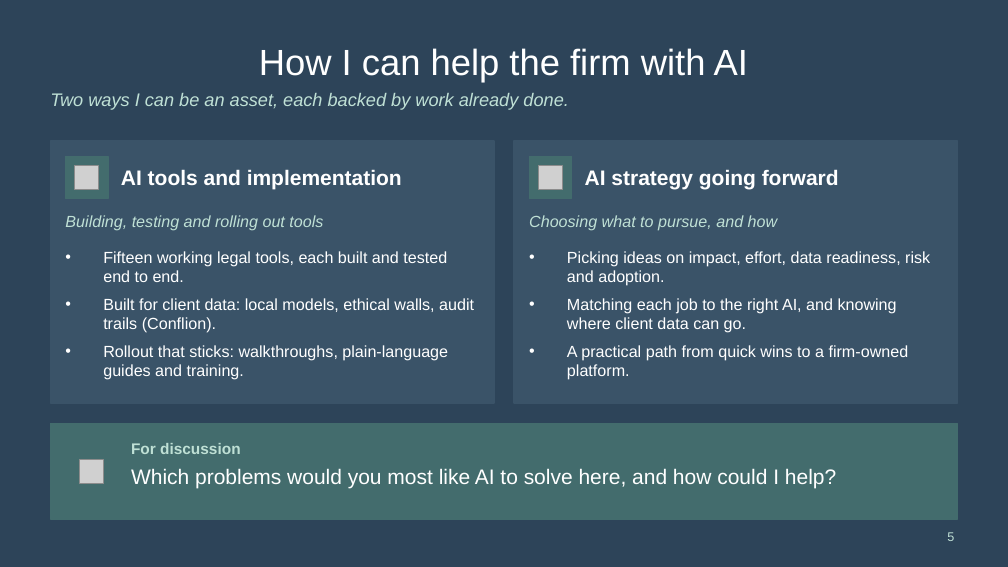
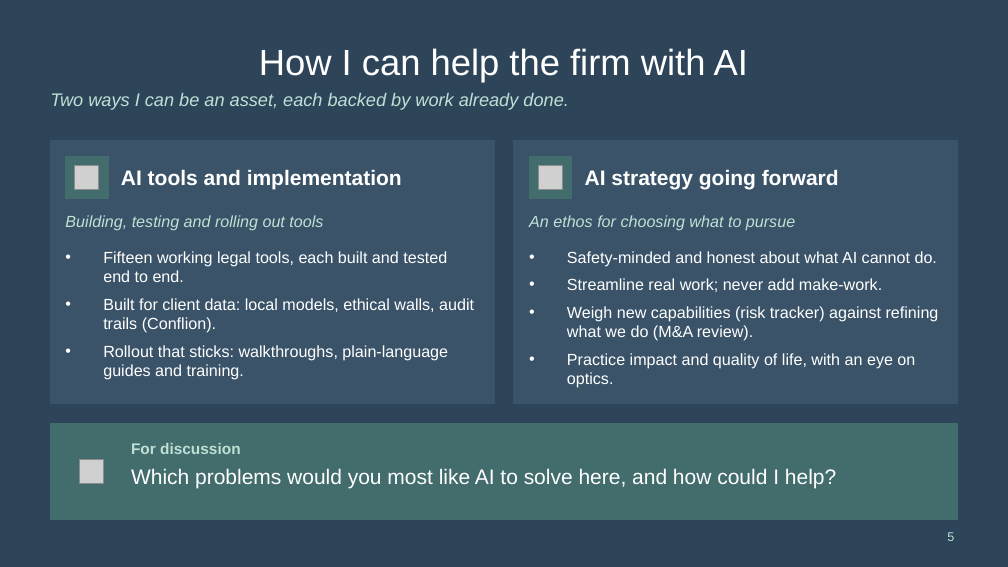
Before and after one commit to mylesparslow-collab/legal-portfolio, a slide deck: slide 5 of downloads/AI-ideas-Myles-Parslow.pptx. Drawn at 1008x567 pixels with LibreOffice and Linux fonts; fonts in the diff are those of the drawing; grey boxes stand for pictures. Boxes give left, top, right and bottom in pixels: in the first picture for what was removed or moved away, otherwise in the second. Text is boxed around its words. In the diff, an @@ line names an element or a change of style, - is before the commit and + after.

```diff
--- a/downloads/AI-ideas-Myles-Parslow.pptx
+++ b/downloads/AI-ideas-Myles-Parslow.pptx
@@ text at (529,215,795,230): text changed @@
-Choosing what to pursue, and how
+An ethos for choosing what to pursue
@@ text at (567,251,939,388): text changed @@
-• Picking ideas on impact, effort, data readiness, risk and adoption.
-• Matching each job to the right AI, and knowing where client data can go.
-• A practical path from quick wins to a firm-owned platform.
+• Safety-minded and honest about what AI cannot do.
+• Streamline real work; never add make-work.
+• Weigh new capabilities (risk tracker) against refining what we do (M&A review).
+• Practice impact and quality of life, with an eye on optics.
```
Also in this commit, not shown: 3 other slides changed, 1 slide added, 1 slide removed.
